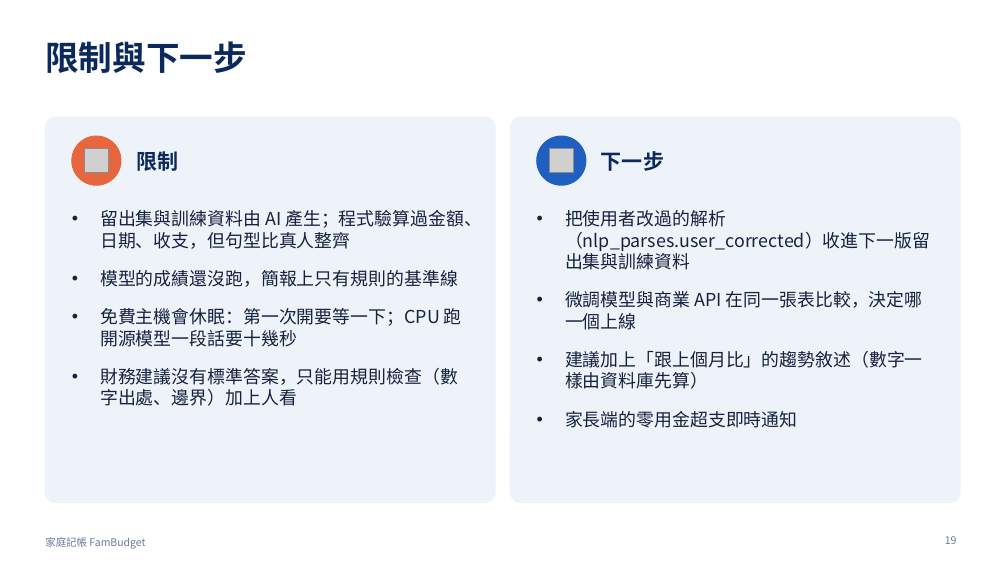
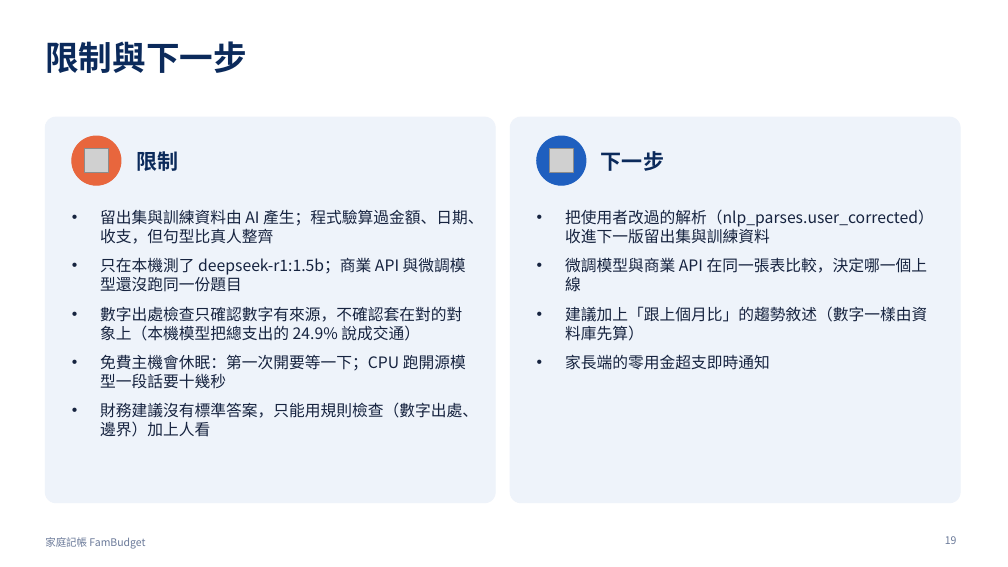
Before and after one commit to cbes502034/final_project, a slide deck: slide 19 of report/家庭記帳_期末報告.pptx. Drawn at 1008x567 pixels with LibreOffice and Linux fonts; fonts in the diff are those of the drawing; grey boxes stand for pictures. Boxes give left, top, right and bottom in pixels: in the first picture for what was removed or moved away, otherwise in the second. Text is boxed around its words. In the diff, an @@ line names an element or a change of style, - is before the commit and + after.

```diff
--- a/report/家庭記帳_期末報告.pptx
+++ b/report/家庭記帳_期末報告.pptx
@@ text at box(100, 209, 483, 437): size 17 to 15 pt in "留出集與訓練資料由 AI 產生；程式驗算過金額、日期、收支，但句型比真人整齊", "免費主機會休眠：第一次開要等一下；CPU 跑開源模型一段話要十幾秒", "財務建議沒有標準答案，只能用規則檢查（數字出處、邊界）加上人看"; less space between paragraphs @@
@@ text "把使用者改過的解析（nlp_parses.user_corrected）收進下一版留出集與訓練資料" at box(565, 209, 934, 370): size 17 to 15 pt; less space between paragraphs @@
@@ text at box(100, 257, 466, 341): text changed; size 17 to 15 pt @@
-• 模型的成績還沒跑，簡報上只有規則的基準線
+• 只在本機測了 deepseek-r1:1.5b；商業 API 與微調模型還沒跑同一份題目
+• 數字出處檢查只確認數字有來源，不確認套在對的對象上（本機模型把總支出的 24.9% 說成交通）
```
Also in this commit, not shown: 5 other slides changed, 4 other files.
